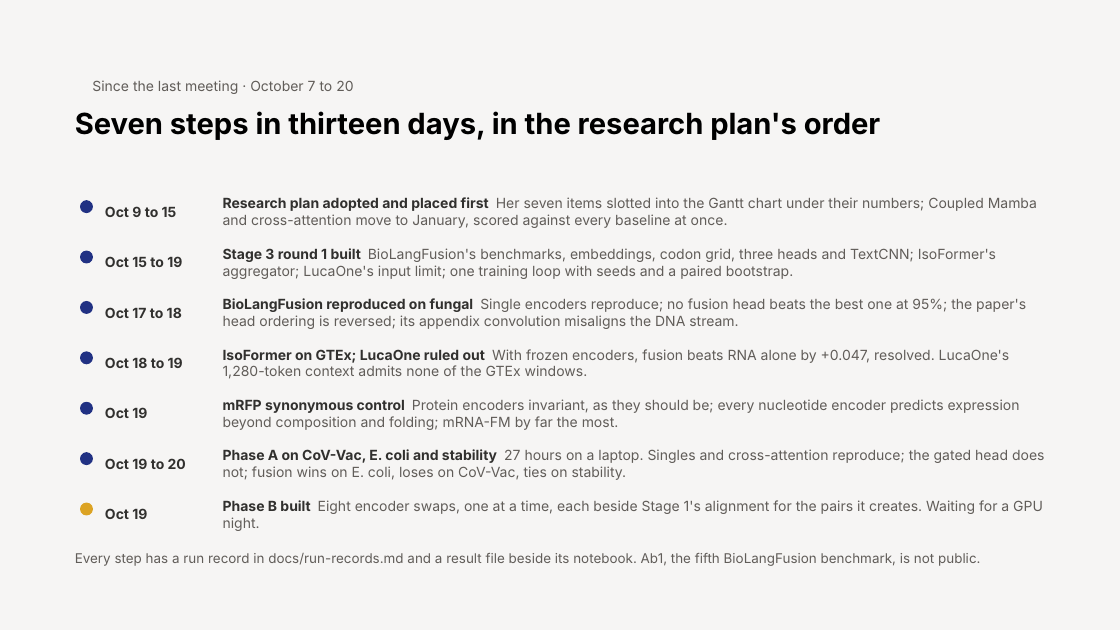
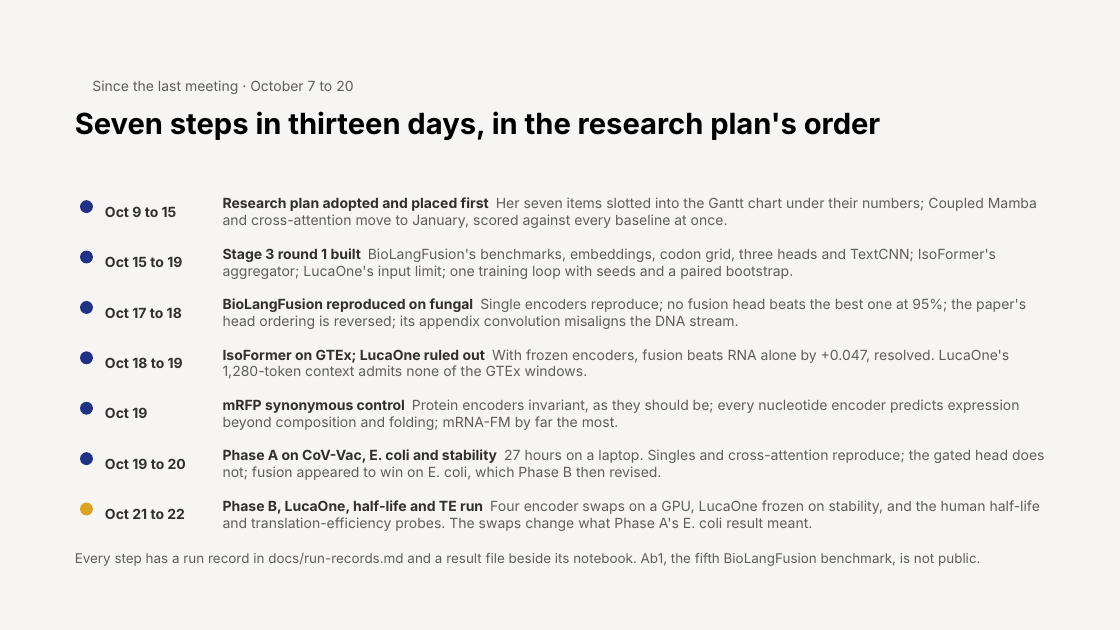
Before and after one commit to jtmckinley4/multimodal-bio-fusion, a slide deck: slide 2 of docs/notes/Slides/Mina_Progress_Slides_2026-10-22.pptx. Drawn at 1120x630 pixels with LibreOffice and Linux fonts; fonts in the diff are those of the drawing. Boxes give left, top, right and bottom in pixels: in the first picture for what was removed or moved away, otherwise in the second. Text is boxed around its words. In the diff, an @@ line names an element or a change of style, - is before the commit and + after.

```diff
--- a/docs/notes/Slides/Mina_Progress_Slides_2026-10-22.pptx
+++ b/docs/notes/Slides/Mina_Progress_Slides_2026-10-22.pptx
@@ text at box(223, 449, 1044, 480): text changed @@
-Phase A on CoV-Vac, E. coli and stability 27 hours on a laptop. Singles and cross-attention reproduce; the gated head does not; fusion wins on E. coli, loses on CoV-Vac, ties on stability.
+Phase A on CoV-Vac, E. coli and stability 27 hours on a laptop. Singles and cross-attention reproduce; the gated head does not; fusion appeared to win on E. coli, which Phase B then revised.
@@ text at box(105, 508, 185, 519): text changed @@
-Oct 19
+Oct 21 to 22
@@ text at box(223, 500, 1040, 531): text changed @@
-Phase B built Eight encoder swaps, one at a time, each beside Stage 1's alignment for the pairs it creates. Waiting for a GPU night.
+Phase B, LucaOne, half-life and TE run Four encoder swaps on a GPU, LucaOne frozen on stability, and the human half-life and translation-efficiency probes. The swaps change what Phase A's E. coli result meant.
```
Also in this commit, not shown: 4 other slides changed, 3 slides added.
